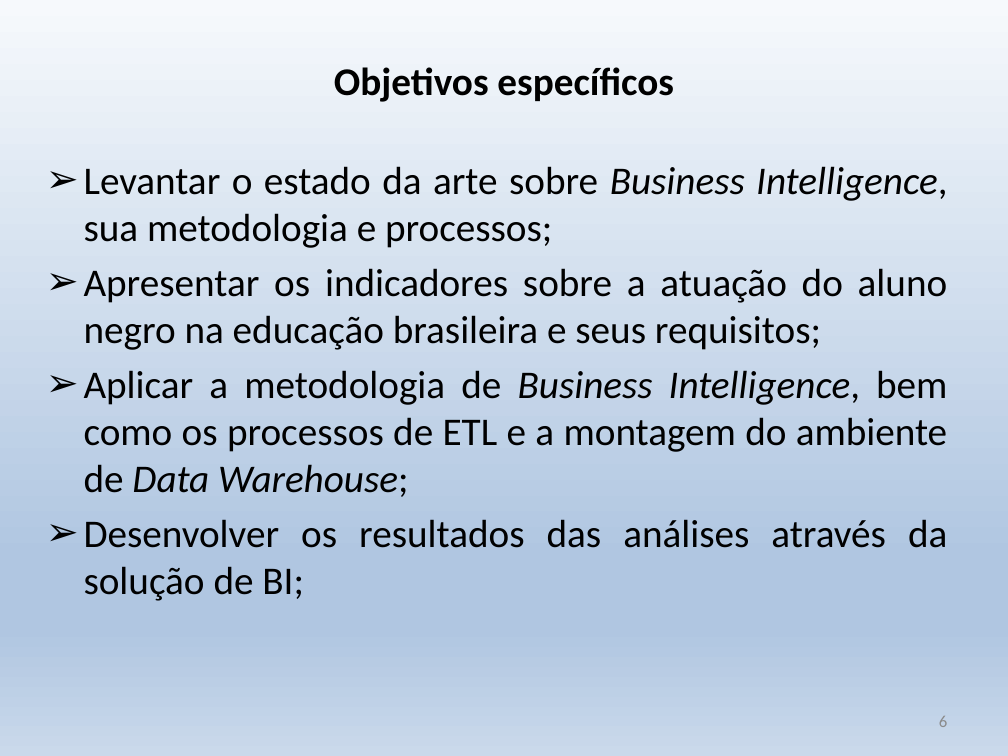
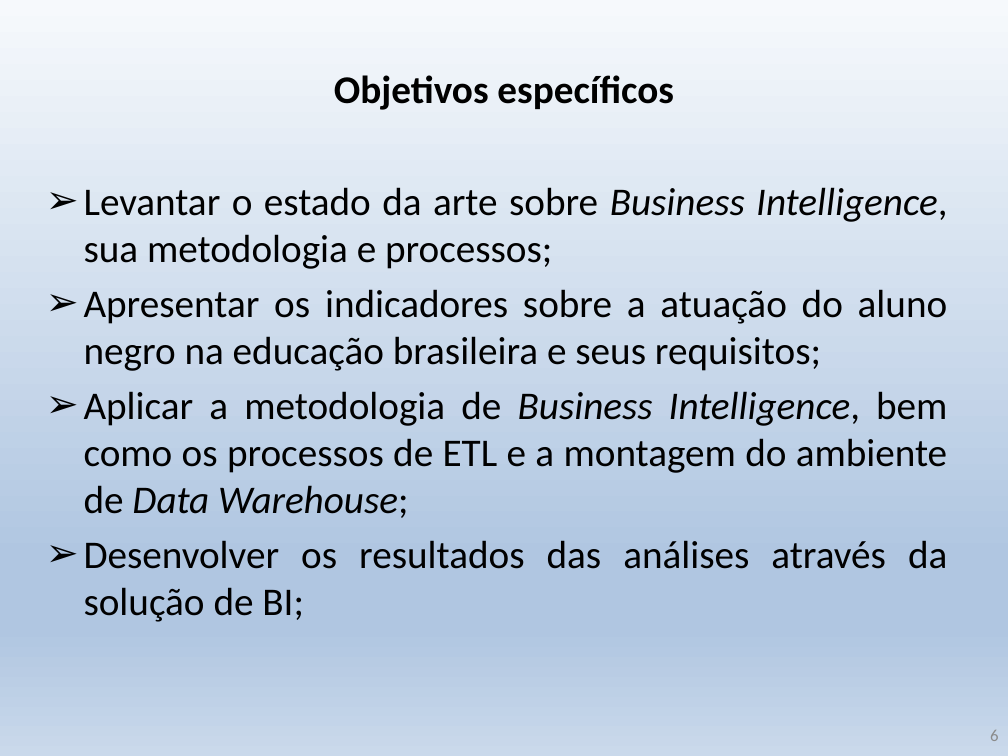
Before and after one commit to krieggerms/Analise-da-Insercao-do-Aluno-Negro-com-BI, a slide deck: slide 6 of TCC_BI_Alunos_Negros.pptx. Drawn at 1008x756 pixels with LibreOffice and Linux fonts; fonts in the diff are those of the drawing. Boxes give left, top, right and bottom in pixels: in the first picture for what was removed or moved away, otherwise in the second. Text is boxed around its words. In the diff, an @@ line names an element or a change of style, - is before the commit and + after.

```diff
--- a/TCC_BI_Alunos_Negros.pptx
+++ b/TCC_BI_Alunos_Negros.pptx
@@ title "Objetivos específicos": place and size @@
-title "Objetivos específicos" at bbox=[334, 67, 674, 102]
+title "Objetivos específicos" at bbox=[334, 75, 674, 110]
@@ text "Levantar o estado da arte ...": place and size @@
-text "Levantar o estado da arte ..." at bbox=[84, 166, 948, 601]
+text "Levantar o estado da arte ..." at bbox=[84, 187, 948, 622]
@@ page number: place and size @@
-page number at bbox=[939, 716, 947, 727]
+page number at bbox=[990, 730, 998, 741]
```
Also in this commit, not shown: 25 other slides changed.
